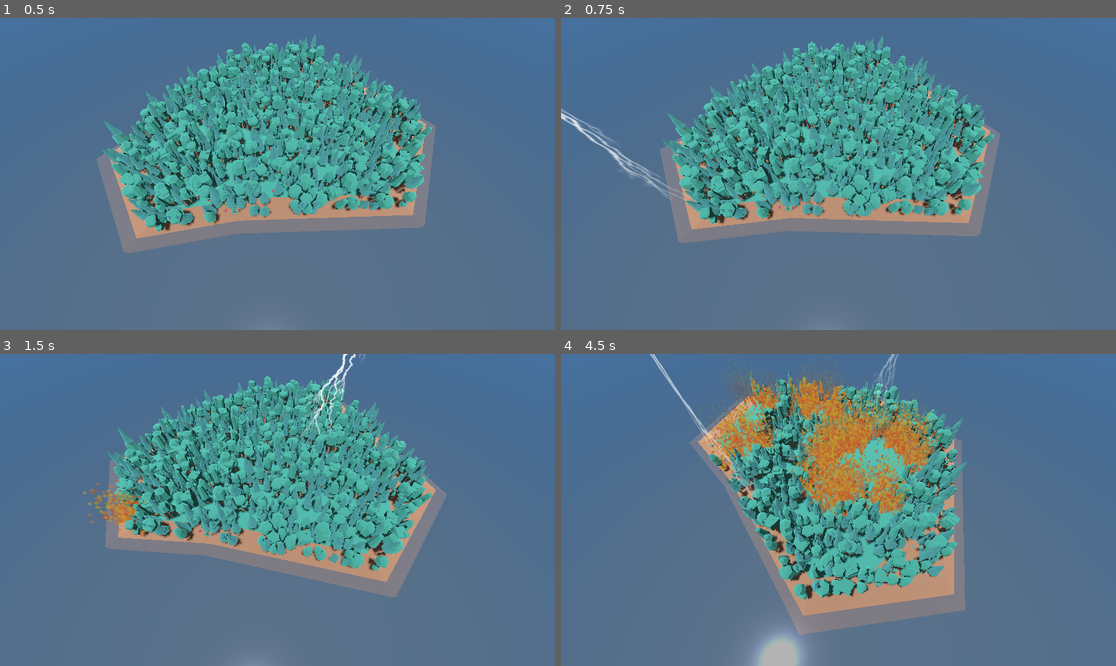
Above: before the commit, frames 1-4 (two rows, left to right).
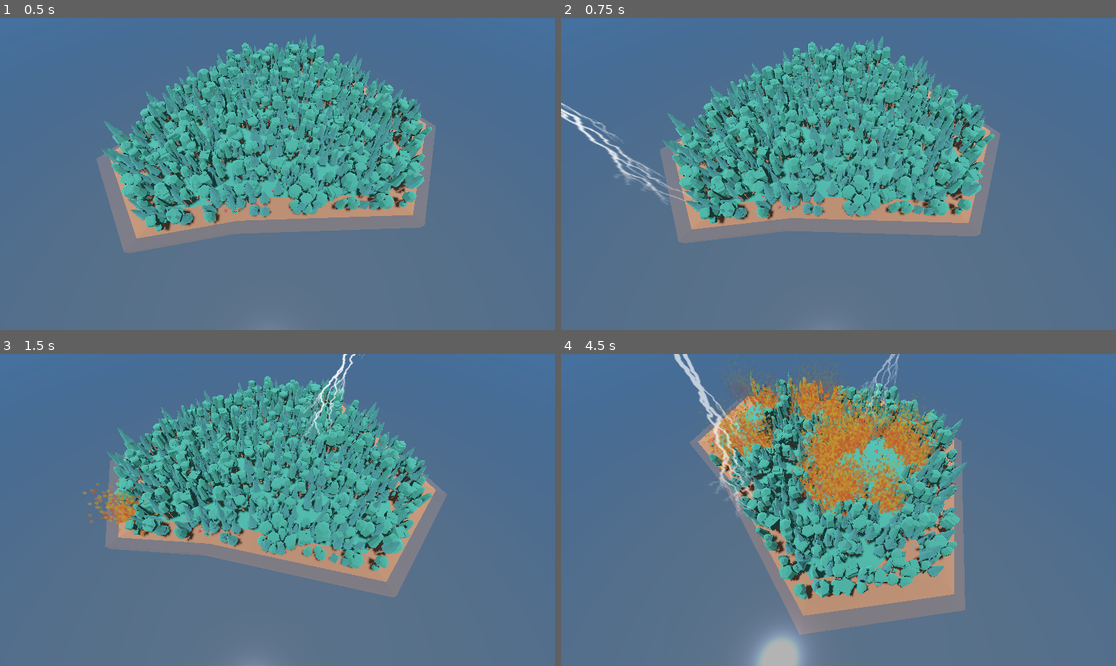
Above: after the commit, the same moments.

Repository: lumi-a/ecotomata
Game: Godot game, scene res://main.tscn
Same seed, same stepped clock (60 frames per second), same inputs: the game is played once before the commit and once after it.
Inputs:
- Up to frame 1 (0.5 s): no input
- Up to frame 2 (0.75 s): no input
- Up to frame 3 (1.5 s): no input
- Up to frame 4 (4.5 s): no input

Frame 1 is identical in both runs. In frame 2, 0.8% of the frame differs, in the area x 0-24%, y 27-60%; in frame 3, 0.4%; in frame 4, 1.5%, in the area x 16-62%, y 0-52%.

Commit message:
Rotate lightning towards camera

Diff:
--- /dev/null
+++ b/assets/lightning.tscn
@@ -0,0 +1,11 @@
+[gd_scene load_steps=3 format=3 uid="uid://qbi4of147l46"]
+
+[ext_resource type="Script" path="res://lightning.gd" id="1_mlhqp"]
+[ext_resource type="Texture2D" uid="uid://dwtq8khuumxvn" path="res://assets/lightning.png" id="2_cf5ty"]
+
+[node name="lightning" type="Node3D"]
+script = ExtResource("1_mlhqp")
+
+[node name="Sprite3D" type="Sprite3D" parent="."]
+transform = Transform3D(1, 0, 0, 0, 1, 0, 0, 0, 1, 0, 5.12, 0)
+texture = ExtResource("2_cf5ty")
--- a/island.gd
+++ b/island.gd
@@ -1,5 +1,6 @@
 extends Node3D
 
+@export var camera_rotation_node: Node3D
 @export var num_initial_trees: int = 25
 @export var min_neighbor_distance: float = 0.1
 @export var max_neighbor_distance: float = 1.0
@@ -11,7 +12,7 @@
 var all_trees = preload("res://assets/trees/all.tscn").instantiate()
 var all_plants = preload("res://assets/plants/all.tscn").instantiate()
 var fire = preload("res://assets/fire.tscn").instantiate()
-var lightning_instance = preload("res://lightning.tscn").instantiate()
+var lightning_instance = preload("res://assets/lightning.tscn").instantiate()
 
 var polygon_points: PackedVector2Array
 
@@ -146,9 +147,10 @@
 		for _i in num_lightnings:
 			var hit_tree = trees[randi() % trees.size()]
 			light_up_tree(hit_tree)
-			# Thundar
+			# Thundr
 			var new_lightning = lightning_instance.duplicate()
 			new_lightning.position = hit_tree.position
+			new_lightning.rotation.y = camera_rotation_node.rotation.y
 			add_child(new_lightning)
 
 	var tree_ix = 0
--- a/lightning.tscn
+++ /dev/null
@@ -1,11 +0,0 @@
-[gd_scene load_steps=3 format=3 uid="uid://qbi4of147l46"]
-
-[ext_resource type="Script" path="res://lightning.gd" id="1_vy1ng"]
-[ext_resource type="Texture2D" uid="uid://dwtq8khuumxvn" path="res://assets/lightning.png" id="2_ndkmp"]
-
-[node name="lightning" type="Node3D"]
-script = ExtResource("1_vy1ng")
-
-[node name="Sprite3D" type="Sprite3D" parent="."]
-transform = Transform3D(1, 0, 0, 0, 1, 0, 0, 0, 1, 0, 5.12, 0)
-texture = ExtResource("2_ndkmp")
--- a/main.tscn
+++ b/main.tscn
@@ -53,10 +53,16 @@
 [node name="water" type="MeshInstance3D" parent="."]
 mesh = SubResource("PlaneMesh_y60lx")
 
-[node name="island" parent="." instance=ExtResource("2_5c6a2")]
+[node name="island" parent="." node_paths=PackedStringArray("camera_rotation_node") instance=ExtResource("2_5c6a2")]
 transform = Transform3D(1, 0, 0, 0, 1, 0, 0, 0, 1, 0, -0.810748, 0)
 script = ExtResource("4_c1278")
+camera_rotation_node = NodePath("../camera_rotation")
 num_initial_trees = 1000
+min_neighbor_distance = null
+max_neighbor_distance = null
+num_plants = null
+max_raycast_distance = null
+expected_lightnings_per_second = null
 
 [node name="sun" type="DirectionalLight3D" parent="."]
 transform = Transform3D(1, 0, 0, 0, 0.252998, 0.967467, 0, -0.967467, 0.252998, -6.61002, 40.3401, -0.405594)
